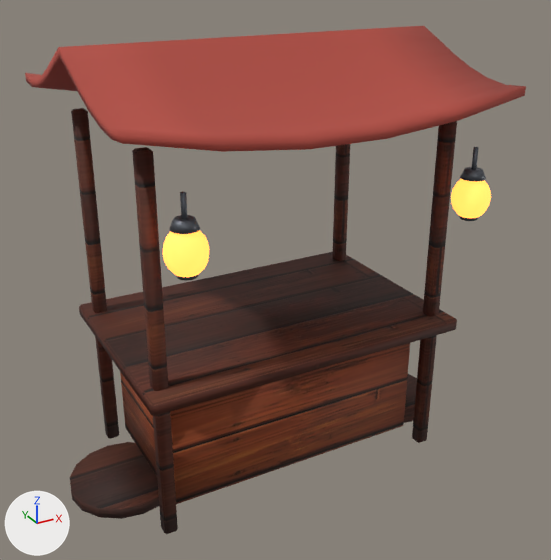
The glTF model assets/models/yatai_stall_v2.glb, before and after one commit.
Rendered twice from a 50 mm lens placed at (-2.09, -3.95, 3.16), pointed at (0.02, -0.1, 1.24). Every picture has the same lights, and +X, +Y and +Z are marked at lower left. The older version comes first. Vertices at exactly the same position are counted once.

Script lines for the objects in view, before the commit:
```python
me_yatai_charred = bpy.data.meshes.new('yatai_charred')
me_yatai_charred.from_pydata(...)  # 224 vertices, 420 faces; spans x -1.36..1.36, y -0.69..0.69, z 0.0..2.28
me_yatai_charred.materials.append(mat_charredtimber)
me_yatai_chochin = bpy.data.meshes.new('yatai_chochin')
me_yatai_chochin.from_pydata(...)  # 256 vertices, 504 faces; spans x -0.97..0.97, y -0.97..-0.75, z 1.74..1.99
me_yatai_chochin.materials.append(mat_chochinglow)  # orange #f89045, glowing orange #ff953f
me_yatai_cloth = bpy.data.meshes.new('yatai_cloth')
me_yatai_cloth.from_pydata(...)  # 156 vertices, 308 faces; spans x -1.14..1.14, y -0.9..0.9, z 2.27..2.7
me_yatai_cloth.materials.append(mat_clothcrimson)  # red #b14b3f
me_yatai_iron = bpy.data.meshes.new('yatai_iron')
me_yatai_iron.from_pydata(...)  # 120 vertices, 216 faces; spans x -0.94..0.94, y -0.93..-0.79, z 1.74..2.14
me_yatai_iron.materials.append(mat_darkiron)  # dark grey #61656c
ob_yatai_charred = bpy.data.objects.new('yatai_charred', me_yatai_charred)
ob_yatai_charred.location = (0.0, 0.0, 0.0)
ob_yatai_chochin = bpy.data.objects.new('yatai_chochin', me_yatai_chochin)
ob_yatai_chochin.location = (0.0, 0.0, 0.0)
ob_yatai_cloth = bpy.data.objects.new('yatai_cloth', me_yatai_cloth)
ob_yatai_cloth.location = (0.0, 0.0, 0.0)
ob_yatai_iron = bpy.data.objects.new('yatai_iron', me_yatai_iron)
ob_yatai_iron.location = (0.0, 0.0, 0.0)
# also in view: 'yatai_cedar' at (0.0, 0.0, 0.48)
```
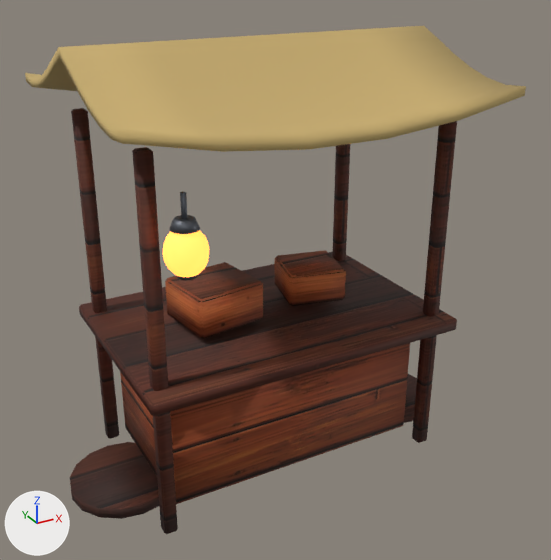
Location of each change, (x1, y1, x2, y2) in pixels of the pictures (551 x 560 px):
'yatai_cloth', recoloured (red to brown): (25, 26, 526, 152) in both
'yatai_wares', added (brown): after (165, 250, 346, 339)
'yatai_chochin', reshaped (85% narrower, 52% shorter): before (162, 179, 491, 277); after (162, 230, 209, 277)
'yatai_iron', reshaped (90% narrower, 33% shorter): before (169, 147, 486, 281); after (169, 192, 200, 281)
part 1 of me_yatai_chochin, deleted: before (451, 179, 491, 218)
part 2 of me_yatai_iron, deleted: before (460, 167, 486, 182)
part 3 of me_yatai_iron, deleted: before (459, 216, 478, 221)
part 4 of me_yatai_iron, deleted: before (471, 147, 479, 170)

The change in detail:
Material 'OchreCloth' (mat_ochrecloth) is new.
Its base color is (0.58, 0.42, 0.16) (brown #c8ad6f).
Its roughness is 0.88.
me_yatai_chochin is used by ob_yatai_chochin; location (0.0, 0.0, 0.0).
me_yatai_chochin had 256 vertices, 504 faces and spanned x -0.97..0.97, y -0.97..-0.75, z 1.74..1.99.
me_yatai_chochin now has 128 vertices, 252 faces and spans x -0.97..-0.76, y -0.97..-0.75, z 1.74..1.99.
me_yatai_chochin part 1: the loose piece of 128 vertices spanning x 0.76..0.97, y -0.97..-0.75, z 1.74..1.99 is deleted.
me_yatai_cloth has 156 vertices, 308 faces and spans x -1.14..1.14, y -0.9..0.9, z 2.27..2.7.
me_yatai_cloth no longer uses material mat_clothcrimson (red #b14b3f).
me_yatai_cloth gains material mat_ochrecloth (brown #c8ad6f).
me_yatai_iron is used by ob_yatai_iron; location (0.0, 0.0, 0.0).
me_yatai_iron had 120 vertices, 216 faces and spanned x -0.94..0.94, y -0.93..-0.79, z 1.74..2.14.
me_yatai_iron now has 60 vertices, 108 faces and spans x -0.94..-0.79, y -0.93..-0.79, z 1.74..2.14.
me_yatai_iron part 2: the loose piece of 24 vertices spanning x 0.79..0.94, y -0.93..-0.79, z 1.97..2.02 is deleted.
me_yatai_iron part 3: the loose piece of 24 vertices spanning x 0.8..0.93, y -0.93..-0.79, z 1.74..1.78 is deleted.
me_yatai_iron part 4: the loose piece of 12 vertices spanning x 0.85..0.88, y -0.87..-0.85, z 1.99..2.14 is deleted.
Mesh me_yatai_wares is new.
It has 64 vertices, 120 faces and spans x -0.607..0.584, y -0.24..0.264, z 1.02..1.28.
It uses material mat_cedartimber.
Object 'yatai_wares' (ob_yatai_wares) is new; it shows me_yatai_wares.
Its location is (0.0, 0.0, 0.0).
